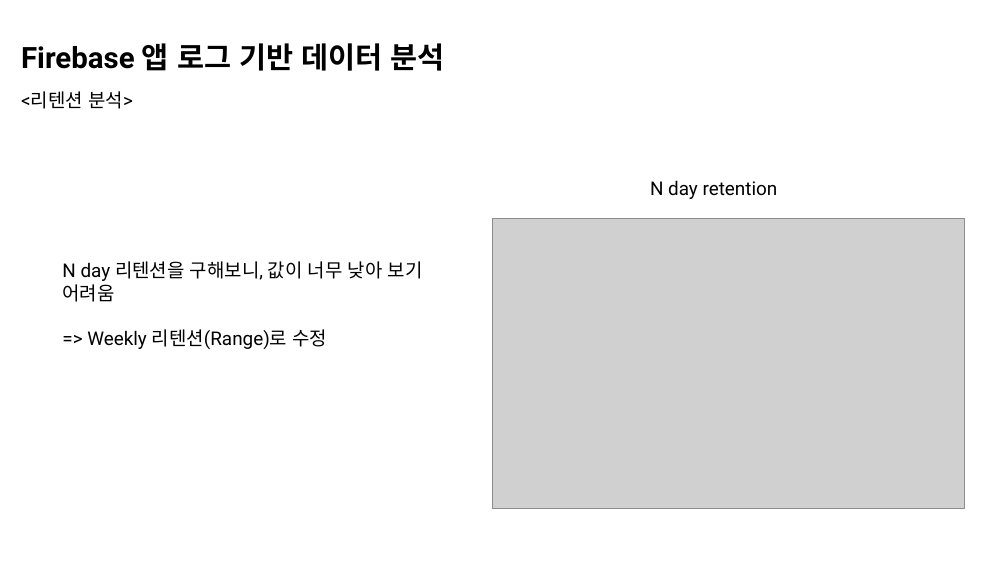
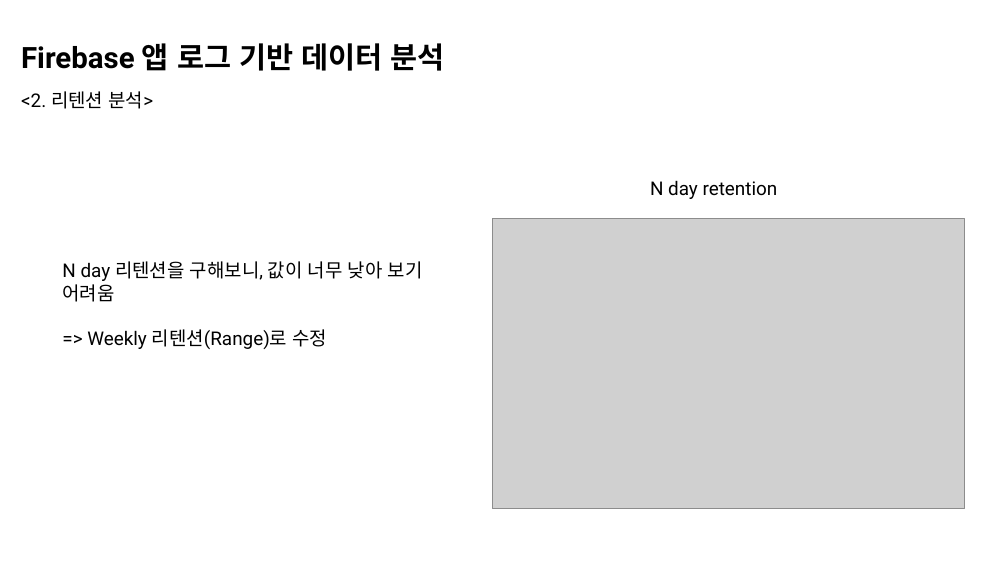
Before and after one commit to Indongspace/Personal_project, a slide deck: slide 7 of 앱 로그 데이터 분석.pptx (slide 6 before the commit). Drawn at 1008x567 pixels with LibreOffice and Linux fonts; fonts in the diff are those of the drawing; grey boxes stand for pictures. Boxes give left, top, right and bottom in pixels: in the first picture for what was removed or moved away, otherwise in the second. Text is boxed around its words. In the diff, an @@ line names an element or a change of style, - is before the commit and + after.

```diff
--- a/앱 로그 데이터 분석.pptx
+++ b/앱 로그 데이터 분석.pptx
@@ text at box(21, 91, 154, 109): text changed @@
-<리텐션 분석>
+<2. 리텐션 분석>
```
Also in this commit, not shown: 9 other slides changed, 8 slides added, 2 other files.
